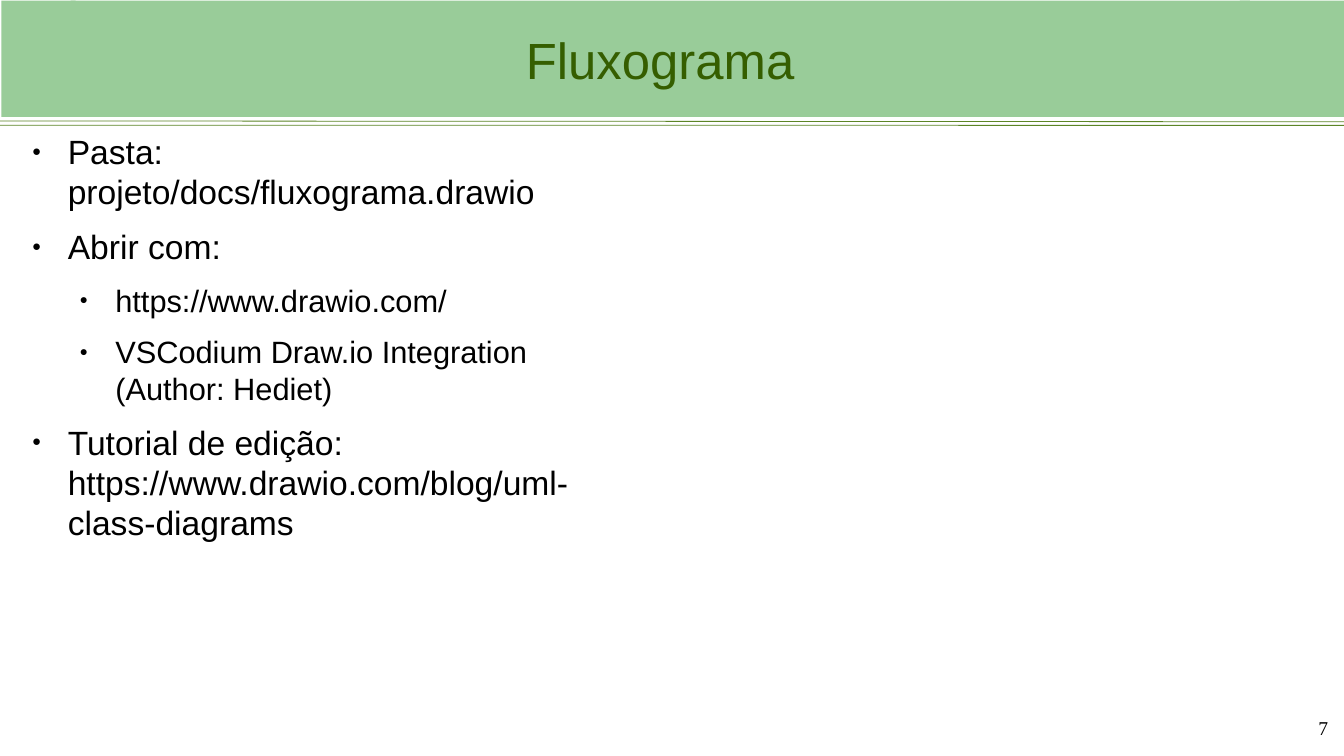
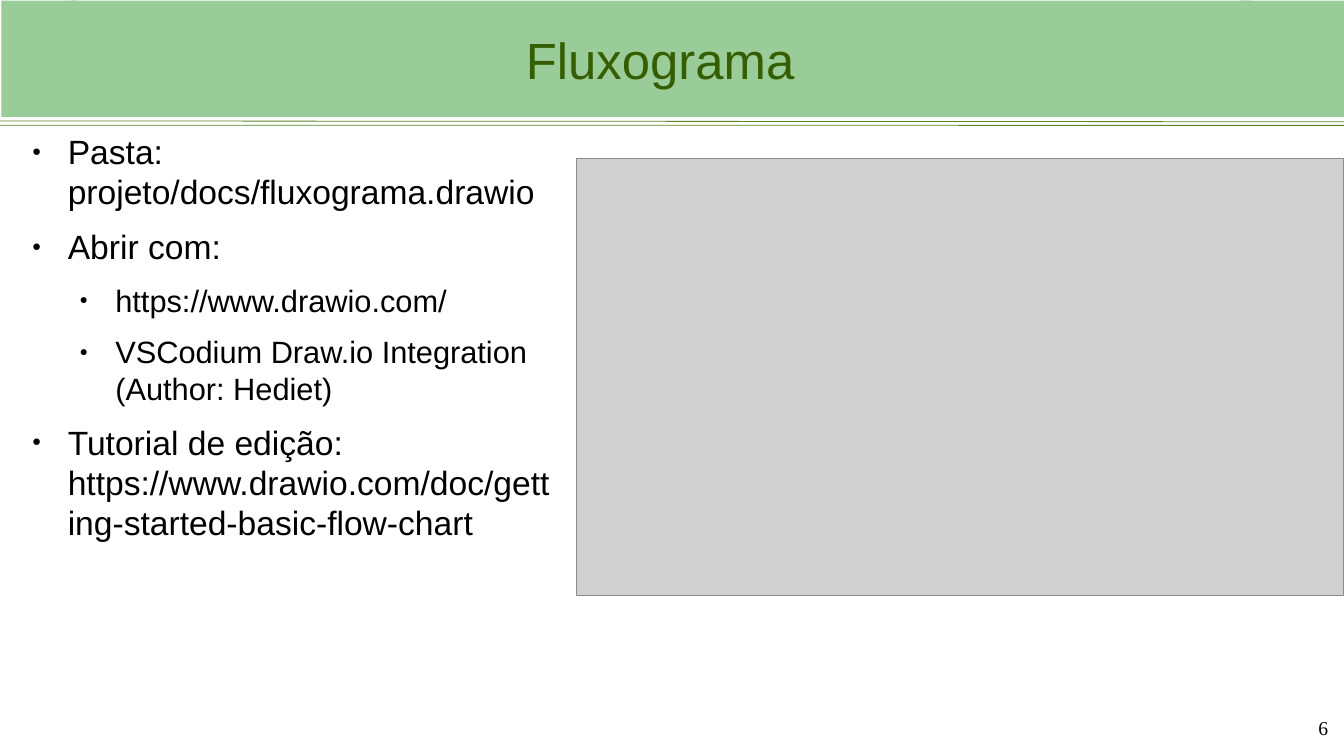
Before and after one commit to viniciusbrito1/progcart, a slide deck: slide 6 of aulas/Ambiente_de_desenvolvimento.odp (slide 7 before the commit). Drawn at 1344x756 pixels with LibreOffice and Linux fonts; fonts in the diff are those of the drawing; grey boxes stand for pictures; background and template pictures are left out. Boxes give left, top, right and bottom in pixels: in the first picture for what was removed or moved away, otherwise in the second. Text is boxed around its words. In the diff, an @@ line names an element or a change of style, - is before the commit and + after.

```diff
--- a/aulas/Ambiente_de_desenvolvimento.odp
+++ b/aulas/Ambiente_de_desenvolvimento.odp
@@ picture added at bbox=[577, 158, 1344, 595] @@
@@ text at bbox=[68, 430, 550, 542]: text changed @@
-● Tutorial de edição: https://www.drawio.com/blog/uml-class-diagrams
+● Tutorial de edição: https://www.drawio.com/doc/getting-started-basic-flow-chart
@@ page number at bbox=[1318, 722, 1328, 736]: text changed @@
-7
+6
```
Also in this commit, not shown: 4 other slides changed, 2 slides added, 1 slide removed, 2 other files.
